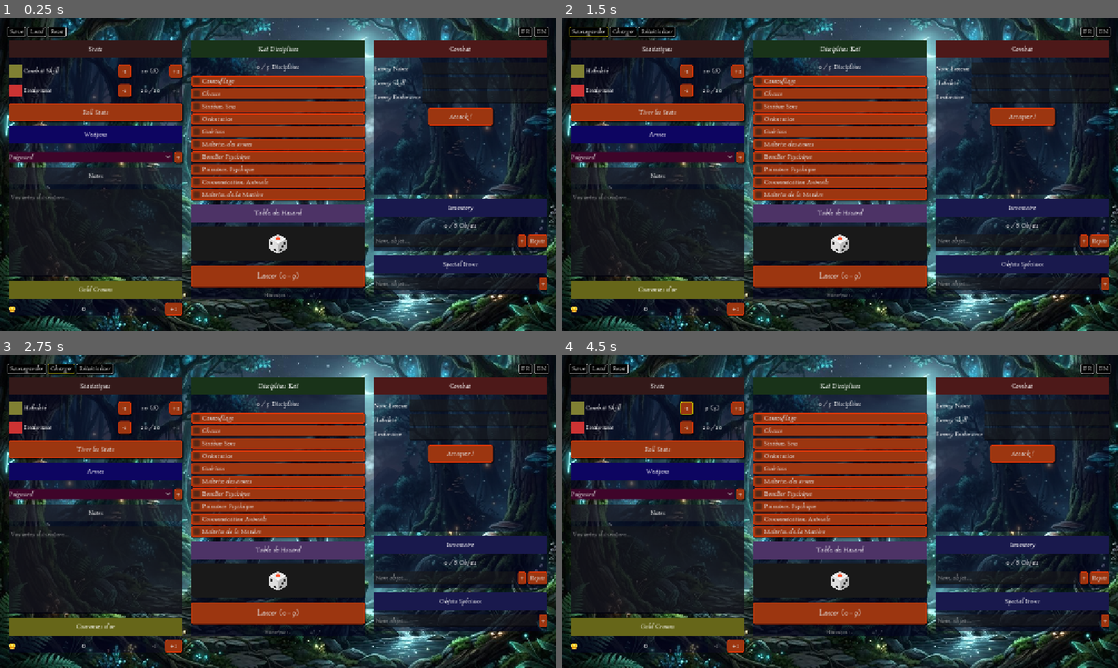
Above: before the commit, frames 1-4 (two rows, left to right).
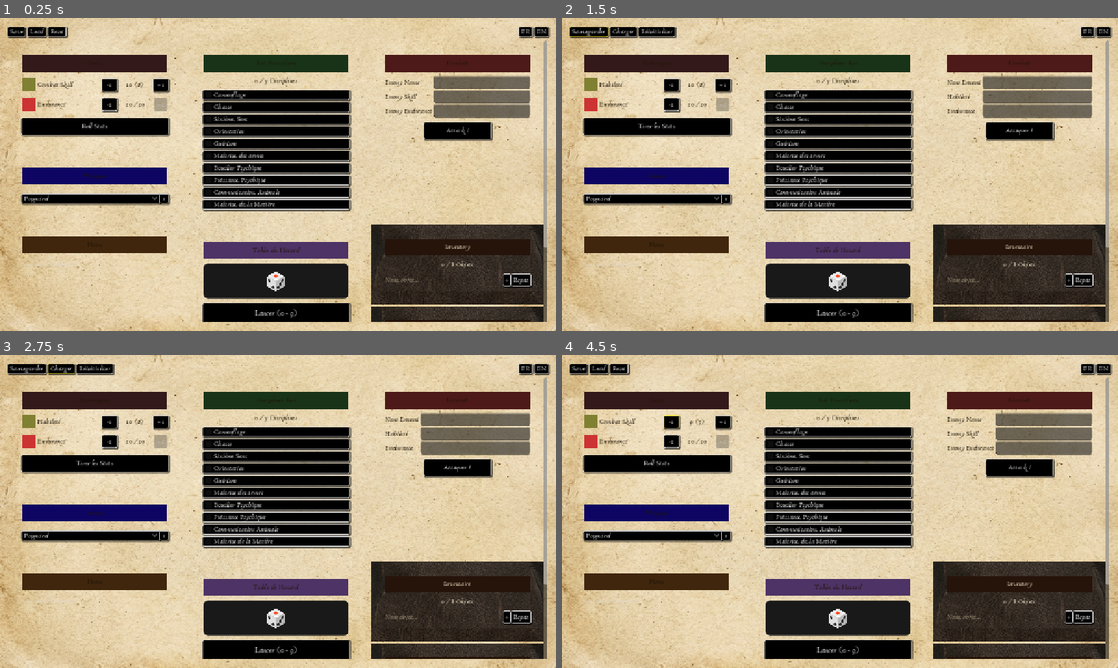
Above: after the commit, the same moments.

Repository: Pascal-Casier/LoupSolitaireApp
Game: Godot game, scene res://scenes/main/Main.tscn
The game is run twice, just before and just after one commit, with the same random seed, the same clock (stepped at 60 frames per second) and the same inputs.
Inputs:
- Up to frame 1 (0.25 s): no input
- Up to frame 2 (1.5 s): click "FR" at 0.5 s; click "Sauvegarder" at 1.25 s
- Up to frame 3 (2.75 s): click "Charger" at 2 s
- Up to frame 4 (4.5 s): click "Réinitialiser" at 2.75 s; click "EN" at 3.5 s; click "-1" at 4.25 s

The runs differ from the first frame. In frame 1, 96% of the frame differs, in the area x 0-100%, y 0-100%; in frame 2, 96%; in frame 3, 96%; in frame 4, 96%.

Commit message:
feat: add leather texture assets and update SpecialItems and Notes panel UI styles

Diff:
--- a/scenes/main/Main.tscn
+++ b/scenes/main/Main.tscn
@@ -6,12 +6,12 @@
 [ext_resource type="PackedScene" uid="uid://statspanel1" path="res://scenes/panels/StatsPanel/StatsPanel.tscn" id="2_q24mn"]
 [ext_resource type="PackedScene" uid="uid://c18dqd7ggm0s7" path="res://scenes/panels/WeaponsPanel/WeaponsPanel.tscn" id="3_1rhdn"]
 [ext_resource type="PackedScene" uid="uid://27r2ucvir8ym" path="res://scenes/panels/DisciplinesPanel/DisciplinesPanel.tscn" id="3_gyg6b"]
-[ext_resource type="Texture2D" uid="uid://cjpvnn0mumfqf" path="res://assets/images/loup.jpg" id="3_qkm1d"]
 [ext_resource type="PackedScene" uid="uid://b3lr1jivo0fss" path="res://scenes/panels/NotesPanel/NotesPanel.tscn" id="4_ko0rf"]
 [ext_resource type="PackedScene" uid="uid://j1lb2vo16wib" path="res://scenes/panels/RandomPanel/RandomPanel.tscn" id="6_ostsq"]
-[ext_resource type="PackedScene" path="res://scenes/panels/InventoryPanel/InventoryPanel.tscn" id="6_sjxhf"]
+[ext_resource type="PackedScene" uid="uid://cnvnuy0wkos13" path="res://scenes/panels/InventoryPanel/InventoryPanel.tscn" id="6_sjxhf"]
 [ext_resource type="PackedScene" uid="uid://cwspl20wkos13" path="res://scenes/panels/SpecialItemsPanel/SpecialItemsPanel.tscn" id="7_special"]
 [ext_resource type="PackedScene" uid="uid://goldpanel12" path="res://scenes/panels/GoldPanel/GoldPanel.tscn" id="8_ostsq"]
+[ext_resource type="Texture2D" uid="uid://en7m84dq57mu" path="res://assets/images/parchment.png" id="img_parchment"]
 
 [sub_resource type="StyleBoxFlat" id="StyleBoxFlat_p5fgu"]
 content_margin_left = 3.0
@@ -65,11 +65,21 @@
 shadow_size = 2
 shadow_offset = Vector2(2, 2)
 
+[sub_resource type="StyleBoxTexture" id="StyleBoxTexture_parch"]
+texture_margin_left = 32.0
+texture_margin_top = 32.0
+texture_margin_right = 32.0
+texture_margin_bottom = 32.0
+axis_stretch_horizontal = 1
+axis_stretch_vertical = 1
+
 [sub_resource type="Theme" id="Theme_tck0d"]
 Button/styles/focus = SubResource("StyleBoxFlat_p5fgu")
 Button/styles/hover = SubResource("StyleBoxFlat_2tpxt")
 Button/styles/normal = SubResource("StyleBoxFlat_jsdfw")
 Button/styles/pressed = SubResource("StyleBoxFlat_p5fgu")
+Label/colors/font_color = Color(0.12, 0.08, 0.02, 1)
+PanelContainer/styles/panel = SubResource("StyleBoxTexture_parch")
 
 [node name="Main" type="Control" unique_id=400963715]
 layout_mode = 3
@@ -92,7 +102,7 @@
 offset_bottom = 24.0
 grow_horizontal = 2
 grow_vertical = 2
-texture = ExtResource("3_qkm1d")
+texture = ExtResource("img_parchment")
 
 [node name="MarginContainer" type="MarginContainer" parent="." unique_id=1993325150]
 layout_mode = 1
@@ -151,6 +161,7 @@
 layout_mode = 2
 size_flags_horizontal = 3
 size_flags_vertical = 3
+theme = SubResource("Theme_tck0d")
 theme_override_constants/separation = 20
 alignment = 1
 
@@ -189,7 +200,7 @@
 [node name="CombatSlot" type="VBoxContainer" parent="MarginContainer/VBoxContainer/ScrollContainer/ColumnsLayout/ColRight" unique_id=1606178546]
 layout_mode = 2
 size_flags_vertical = 3
-theme_override_constants/separation = 10
+theme_override_constants/separation = 4
 
 [node name="CombatPanel" parent="MarginContainer/VBoxContainer/ScrollContainer/ColumnsLayout/ColRight/CombatSlot" unique_id=1488117252 instance=ExtResource("2_nha0i")]
 layout_mode = 2
--- a/scenes/panels/InventoryPanel/InventoryPanel.tscn
+++ b/scenes/panels/InventoryPanel/InventoryPanel.tscn
@@ -1,8 +1,29 @@
 [gd_scene format=3 uid="uid://cnvnuy0wkos13"]
 
-[ext_resource type="Script" path="res://scenes/panels/InventoryPanel/InventoryPanel.gd" id="1_inv"]
+[ext_resource type="Script" uid="uid://cqtm2ov8baa6e" path="res://scenes/panels/InventoryPanel/InventoryPanel.gd" id="1_inv"]
+[ext_resource type="Texture2D" uid="uid://hrlby6tyh7bp" path="res://assets/images/leather.png" id="img_leather"]
+
+[sub_resource type="StyleBoxTexture" id="StyleBoxTexture_leather"]
+texture = ExtResource("img_leather")
+texture_margin_left = 32.0
+texture_margin_top = 32.0
+texture_margin_right = 32.0
+texture_margin_bottom = 32.0
+axis_stretch_horizontal = 1
+axis_stretch_vertical = 1
+
+[sub_resource type="StyleBoxEmpty" id="StyleBoxEmpty_le"]
+
+[sub_resource type="Theme" id="Theme_leather"]
+Label/colors/font_color = Color(0.9, 0.85, 0.75, 1)
+LineEdit/colors/font_color = Color(0.9, 0.85, 0.75, 1)
+LineEdit/colors/font_placeholder_color = Color(0.6, 0.55, 0.45, 1)
+LineEdit/styles/normal = SubResource("StyleBoxEmpty_le")
+LineEdit/styles/focus = SubResource("StyleBoxEmpty_le")
+PanelContainer/styles/panel = SubResource("StyleBoxTexture_leather")
 
 [node name="InventoryPanel" type="PanelContainer"]
+theme = SubResource("Theme_leather")
 anchors_preset = 15
 anchor_right = 1.0
 anchor_bottom = 1.0
@@ -17,7 +38,7 @@
 [node name="Header" type="ColorRect" parent="VBoxContainer"]
 custom_minimum_size = Vector2(0, 40)
 layout_mode = 2
-color = Color(0.1, 0.1, 0.3, 1)
+color = Color(0.15, 0.08, 0.04, 1)
 
 [node name="TitleLabel" type="Label" parent="VBoxContainer/Header"]
 layout_mode = 1
--- a/scenes/panels/NotesPanel/NotesPanel.tscn
+++ b/scenes/panels/NotesPanel/NotesPanel.tscn
@@ -1,6 +1,8 @@
 [gd_scene format=3 uid="uid://b3lr1jivo0fss"]
 
 [ext_resource type="Script" uid="uid://d2dtefnhh1v8t" path="res://scenes/panels/NotesPanel/NotesPanel.gd" id="1_notes"]
+
+[sub_resource type="StyleBoxEmpty" id="StyleBoxEmpty_notes"]
 
 [node name="NotesPanel" type="PanelContainer" unique_id=1957184988]
 anchors_preset = 15
@@ -17,7 +19,7 @@
 [node name="Header" type="ColorRect" parent="VBoxContainer" unique_id=1586324255]
 custom_minimum_size = Vector2(0, 40)
 layout_mode = 2
-color = Color(0.2, 0.2, 0.2, 0.39215687)
+color = Color(0.25, 0.15, 0.05, 1)
 
 [node name="TitleLabel" type="Label" parent="VBoxContainer/Header" unique_id=605923159]
 layout_mode = 1
@@ -34,5 +36,8 @@
 custom_minimum_size = Vector2(0, 200)
 layout_mode = 2
 size_flags_vertical = 3
+theme_override_colors/font_color = Color(0.022135437, 0.021818392, 0.021818392, 1)
+theme_override_styles/normal = SubResource("StyleBoxEmpty_notes")
+theme_override_styles/focus = SubResource("StyleBoxEmpty_notes")
 placeholder_text = "Vos notes d'aventure..."
 wrap_mode = 1
--- a/scenes/panels/SpecialItemsPanel/SpecialItemsPanel.tscn
+++ b/scenes/panels/SpecialItemsPanel/SpecialItemsPanel.tscn
@@ -1,8 +1,29 @@
 [gd_scene format=3 uid="uid://cwspl20wkos13"]
 
-[ext_resource type="Script" path="res://scenes/panels/SpecialItemsPanel/SpecialItemsPanel.gd" id="1_spl"]
+[ext_resource type="Script" uid="uid://d1kytvhbj36rs" path="res://scenes/panels/SpecialItemsPanel/SpecialItemsPanel.gd" id="1_spl"]
+[ext_resource type="Texture2D" uid="uid://hrlby6tyh7bp" path="res://assets/images/leather.png" id="img_leather"]
+
+[sub_resource type="StyleBoxTexture" id="StyleBoxTexture_leather"]
+texture = ExtResource("img_leather")
+texture_margin_left = 32.0
+texture_margin_top = 32.0
+texture_margin_right = 32.0
+texture_margin_bottom = 32.0
+axis_stretch_horizontal = 1
+axis_stretch_vertical = 1
+
+[sub_resource type="StyleBoxEmpty" id="StyleBoxEmpty_le"]
+
+[sub_resource type="Theme" id="Theme_leather"]
+Label/colors/font_color = Color(0.9, 0.85, 0.75, 1)
+LineEdit/colors/font_color = Color(0.9, 0.85, 0.75, 1)
+LineEdit/colors/font_placeholder_color = Color(0.6, 0.55, 0.45, 1)
+LineEdit/styles/normal = SubResource("StyleBoxEmpty_le")
+LineEdit/styles/focus = SubResource("StyleBoxEmpty_le")
+PanelContainer/styles/panel = SubResource("StyleBoxTexture_leather")
 
 [node name="SpecialItemsPanel" type="PanelContainer"]
+theme = SubResource("Theme_leather")
 anchors_preset = 15
 anchor_right = 1.0
 anchor_bottom = 1.0
@@ -17,7 +38,7 @@
 [node name="Header" type="ColorRect" parent="VBoxContainer"]
 custom_minimum_size = Vector2(0, 40)
 layout_mode = 2
-color = Color(0.1, 0.1, 0.3, 1)
+color = Color(0.15, 0.08, 0.04, 1)
 
 [node name="TitleLabel" type="Label" parent="VBoxContainer/Header"]
 layout_mode = 1
Binary file added: assets/images/leather.png
Not shown, added: assets/images/leather.png.import
Binary file added: assets/images/parchment.png
Not shown, added: assets/images/parchment.png.import
